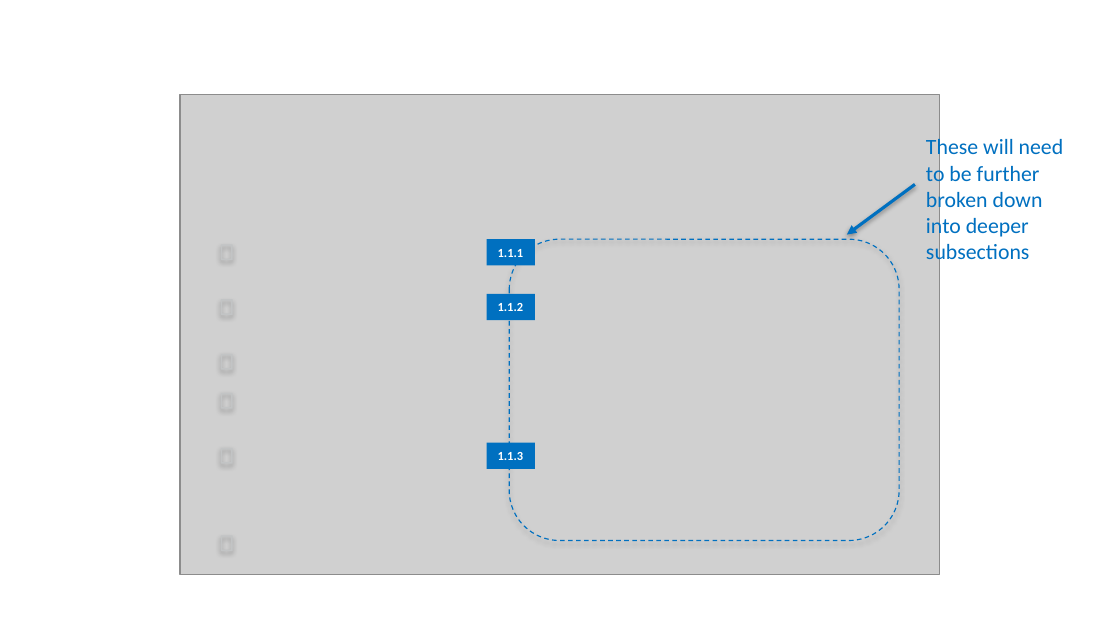
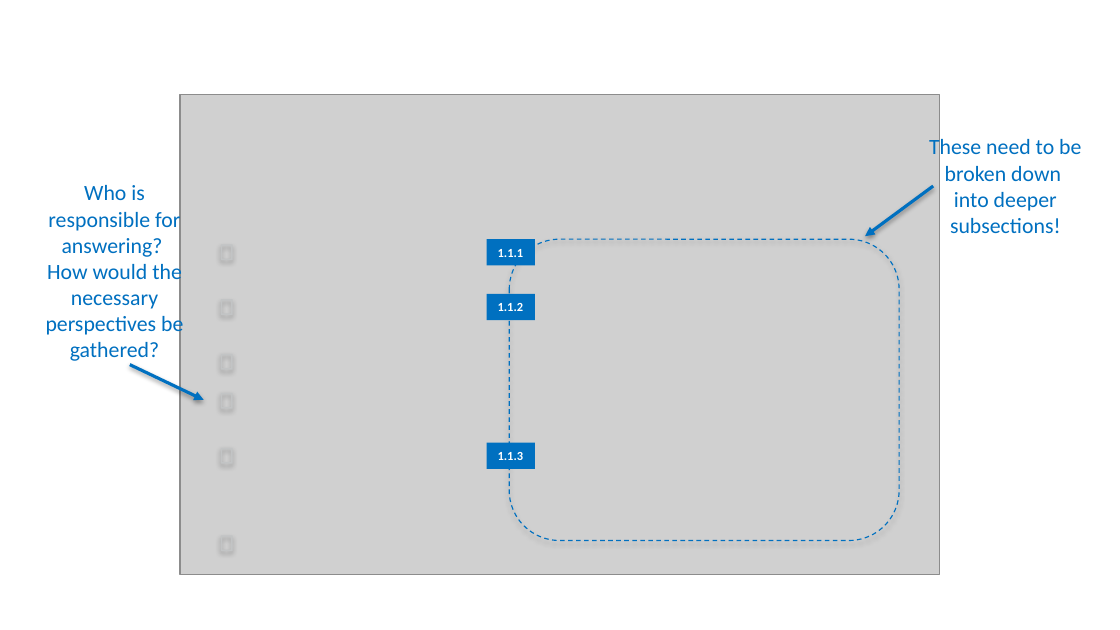
Before and after one commit to ethanmoscot/gao-ai, a slide deck: slide 5 of doc/gao_ai_proposal.pptx (slide 4 before the commit). Drawn at 1120x630 pixels with LibreOffice and Linux fonts; fonts in the diff are those of the drawing; grey boxes stand for pictures; background and template pictures are left out. Boxes give left, top, right and bottom in pixels: in the first picture for what was removed or moved away, otherwise in the second. Text is boxed around its words. In the diff, an @@ line names an element or a change of style, - is before the commit and + after.

```diff
--- a/doc/gao_ai_proposal.pptx
+++ b/doc/gao_ai_proposal.pptx
@@ text at [929, 136, 1081, 233]: text changed @@
-These will need to be further broken down
-into deeper subsections
+These need to be broken down
+into deeper subsections!
@@ text added at [46, 185, 183, 364], 14 pt, text #0070C0 @@
+Who is responsible for answering?
+How would the necessary perspectives be gathered?
@@ arrow moved from (915, 185) - (847, 234) to (933, 186) - (865, 236) @@
@@ arrow added from (130, 365) to (204, 400), #0070C0 2 pt @@
```
Also in this commit, not shown: 6 other slides changed, 2 slides added, 1 slide removed.
